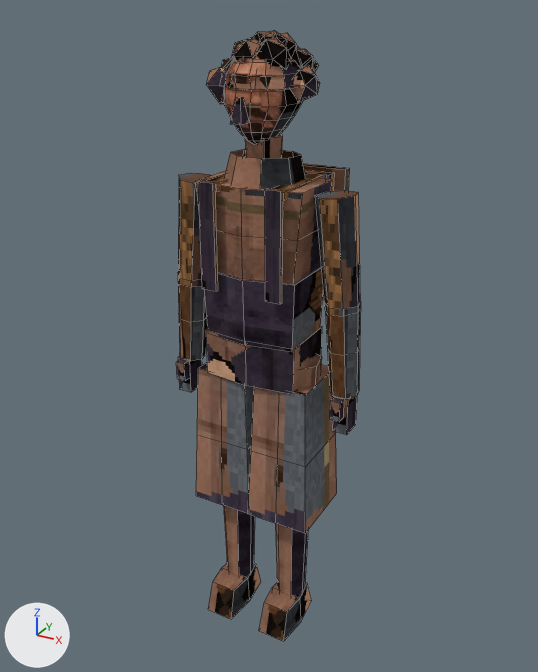
Before and after pictures for a commit that changed the Blender file assets/characters/hero/hero.blend.
One viewpoint serves both versions: a camera (50 mm lens) standing at (0.985, -1.762, 1.885) and looking at (-0.026, 0.075, 0.967). Every picture has the same lights, and +X, +Y and +Z are marked at lower left. The first picture is the older version. Mesh edges are drawn as thin lines.

Names of what the first picture shows: 'hero'.
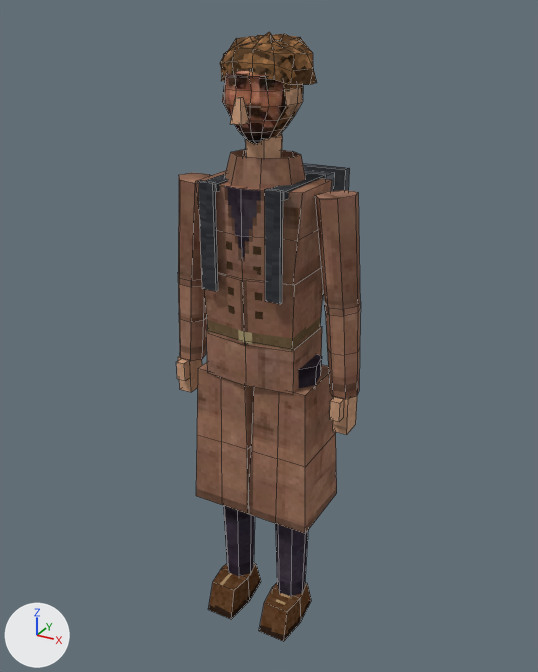
What the commit changed:
me_hero is used by ob_hero; location (0.0, 0.0, 0.0).
me_hero had 809 vertices, 909 faces and spanned x -0.3..0.3, y -0.14..0.27, z 0.0..1.83.
me_hero now has 575 vertices, 499 faces and spans x -0.3..0.3, y -0.14..0.27, z 0.0..1.83.
me_hero part 1: 7 loose pieces with 84 vertices, spanning x -0.16..0.12, y -0.06..0.17, z 1.65..1.79, are deleted.
Part 2, on me_hero:
219 vertices are removed from x -0.15..0.15, y -0.11..0.17, z 1.67..1.83.
341 faces are deleted.
1 vertex moves within x 0.09, y -0.03, z 1.71.
69 vertices are added at x -0.14..0.13, y -0.11..0.16, z 1.71..1.83.
71 new faces join them.
me_hero part 3: 387 kept faces spanning x -0.3..0.3, y -0.14..0.27, z 0.0..1.81 get new texture (UV) coordinates.

What differs and where, as boxes [x1, y1, x2, y2] in the pictures (538 x 672 px):
'hero', reshaped: before [177, 30, 361, 642]; after [177, 32, 361, 642]
part 1 of me_hero, deleted: before [207, 49, 314, 104]
part 2 of me_hero, reshaped: before [219, 30, 320, 102]; after [220, 32, 317, 85]
part 3 of me_hero, surface changed: [177, 88, 361, 642] in both
